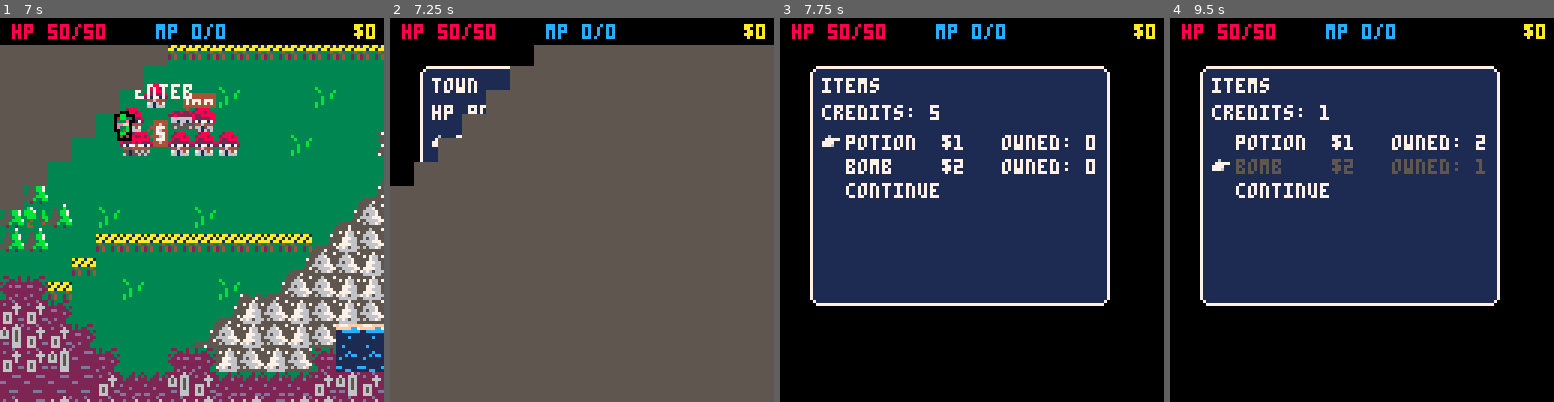
Above: before the commit, frames 1-4 (left to right).
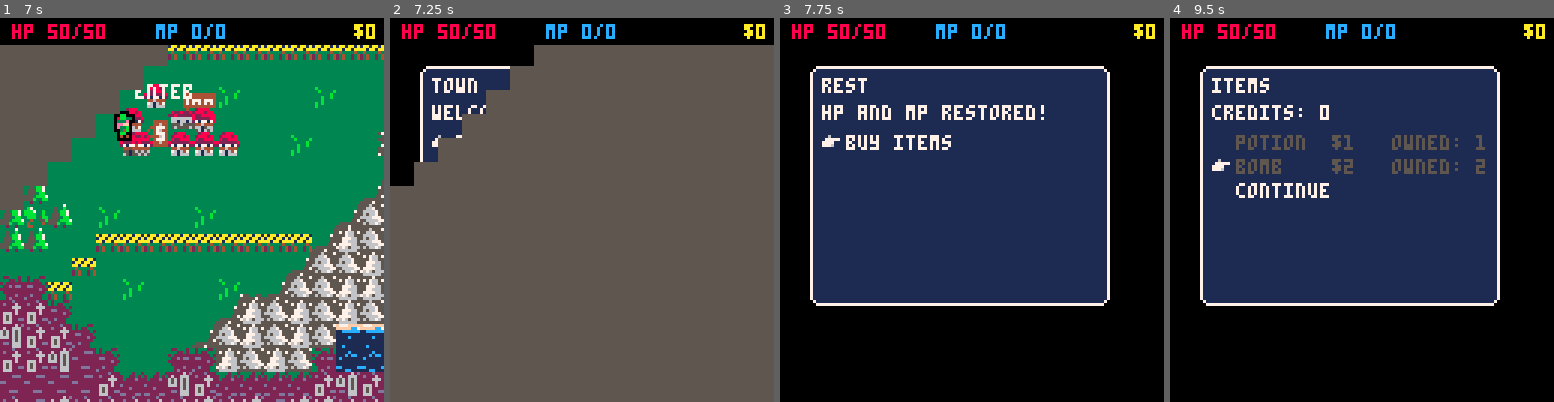
Above: after the commit, the same moments.

Repository: AddisonMink/pico8-rpg
Game: PICO-8 cartridge main.p8
The game is run twice, just before and just after one commit, with the same random seed, the same clock (stepped at 60 frames per second) and the same inputs.
Inputs:
- Up to frame 1 (7 s): tap X (X key) at 0.33, 1.07, 1.85, 2.97, 4.08, 5.2, 6.32 s; tap O (Z key) at 0.7, 1.7, 2.1, 2.5, 2.9, 3.3, 3.7, 4.1, 4.5, 4.9, 5.3, 5.7, 6.1, 6.5, 6.9 s; hold Right 1.6-2.1 s; hold Up 2.15-2.42 s; hold Right 2.47-3.03 s; hold Left 3.08-3.58 s; hold Down 3.63-3.97 s; hold Right 4.02-4.68 s; hold Up 4.73-5.03 s; hold Left 5.08-5.68 s; hold Down 5.73-6.03 s; hold Right 6.08-6.58 s; hold Right from 6.63 s (still down)
- Up to frame 2 (7.25 s): release Right at 7.13 s; hold Up from 7.18 s (still down)
- Up to frame 3 (7.75 s): tap O (Z key) at 7.3, 7.7 s; tap X (X key) at 7.43 s; release Up at 7.45 s; hold Right from 7.5 s (still down)
- Up to frame 4 (9.5 s): release Right at 8.07 s; tap O (Z key) every 0.4 s from 8.1 to 9.3 s; hold Left 8.12-8.62 s; tap X (X key) at 8.55 s; hold Down 8.67-9 s; hold Right from 9.05 s (still down)

Frame 1 is identical in both runs. In frame 2, 0.1% of the frame differs, in the area x 11-25%, y 22-27%; in frame 3, 3.5%, in the area x 10-83%, y 15-47%; in frame 4, 1.0%.

Commit message:
add rest menu.

Diff:
--- a/town.lua
+++ b/town.lua
@@ -5,6 +5,15 @@
 
   local start_menu = menu2_new({
     title = "town",
+    text = { "welcome back!" },
+    elems = { "rest and save" },
+    next_state = function() return "rest" end,
+    min_width = min_w,
+    min_height = min_h
+  })
+
+  local rest_menu = menu2_new({
+    title = "rest",
     text = { "hp and mp restored!" },
     elems = { "buy items" },
     on_select = function(e)
@@ -52,6 +61,7 @@
     "start",
     {
       start = start_menu,
+      rest = rest_menu,
       item = item_menu
     }
   )
